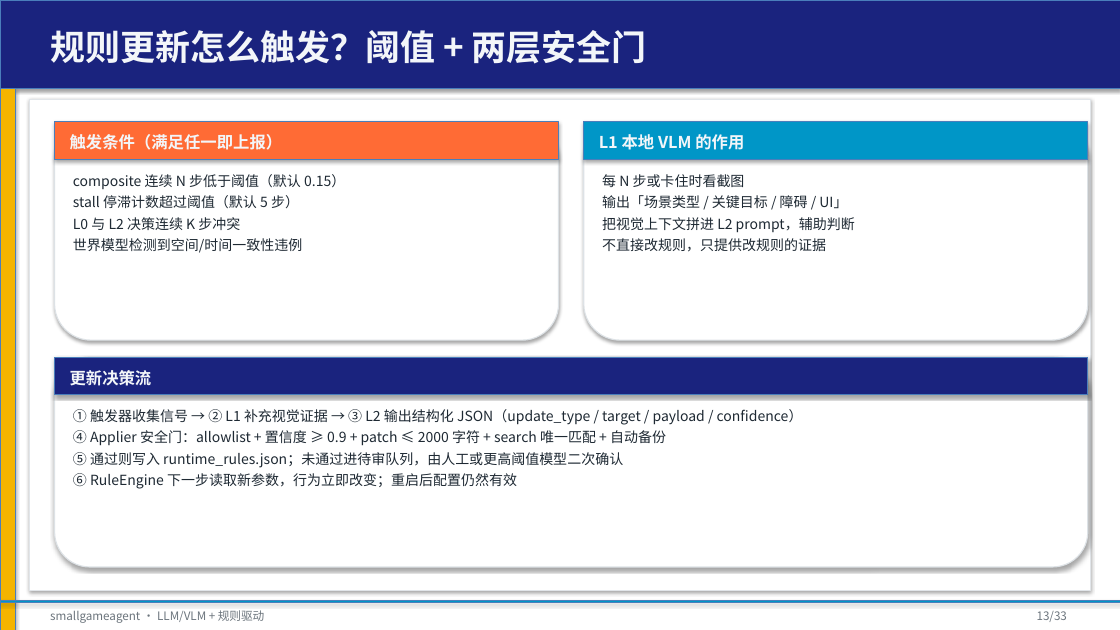
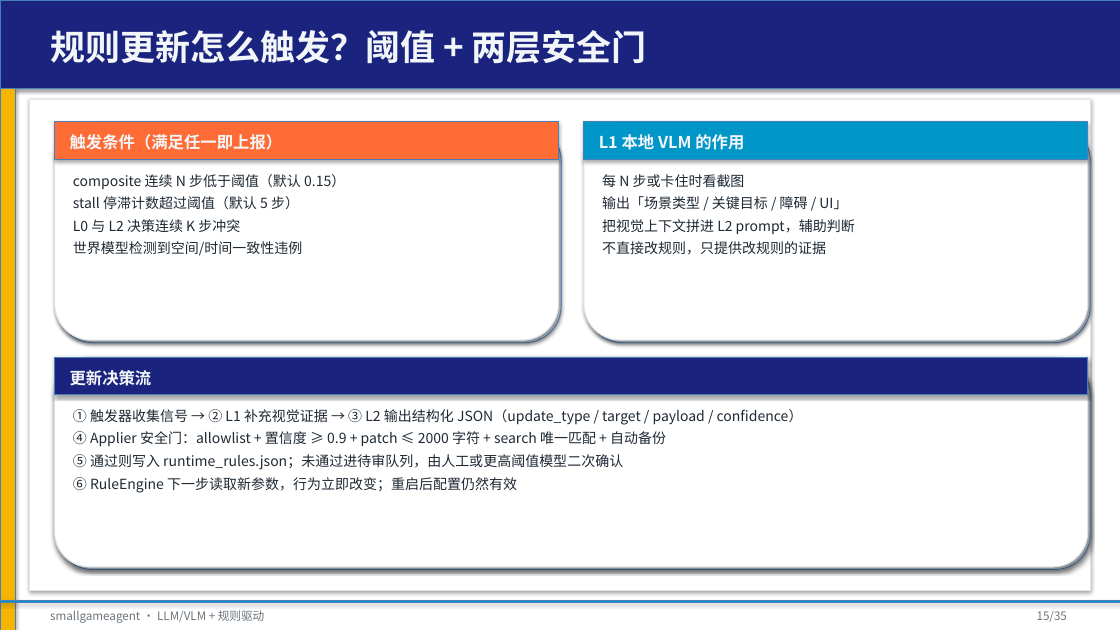
Before and after one commit to tzhazuma/smallgameagent, a slide deck: slide 15 of reports/smallgameagent_report.pptx (slide 13 before the commit). Drawn at 1120x630 pixels with LibreOffice and Linux fonts; fonts in the diff are those of the drawing. Boxes give left, top, right and bottom in pixels: in the first picture for what was removed or moved away, otherwise in the second. Text is boxed around its words. In the diff, an @@ line names an element or a change of style, - is before the commit and + after.

Commit message:
feat: multi-provider rule-update threshold sweep, PPT beautification, opencodego smoke fix
- Fix opencodego provider: text+vision now available (deepseek-v4-flash / mimo-v2.5)
- Add §34: multi-provider rule-update threshold sweep on SSD_00461P01
  - rule baseline 0.143; qwen 0.090 (slow, hurt perf); kimi 0.116 (quota fallback)
  - xiaomi 0.012 (unparseable L2); opencodego crashed (Playwright EPIPE)
- Beautify PPT: gradient title, metric cards, humanized intro slide, card shadows
- Regenerate PDF/PPTX with updated content
- Update cloud_provider_smoke_results.json with working opencodego

```diff
--- a/reports/smallgameagent_report.pptx
+++ b/reports/smallgameagent_report.pptx
@@ rounded rectangle added at bbox=[57, 124, 561, 343], fill #D0D5DA, outline #4B7EBC 0.75 pt @@
@@ rounded rectangle added at bbox=[586, 124, 1091, 343], fill #D0D5DA, outline #4B7EBC 0.75 pt @@
@@ rounded rectangle added at bbox=[57, 360, 1091, 570], fill #D0D5DA, outline #4B7EBC 0.75 pt @@
@@ more space between paragraphs in 3 elements at bbox=[73, 174, 345, 256], bbox=[602, 174, 855, 255], bbox=[73, 409, 803, 493] @@
@@ text at bbox=[1037, 611, 1067, 622]: text changed @@
-13/33
+15/35
```
Also in this commit, not shown: 32 other slides changed, 2 slides added, 13 other files.
